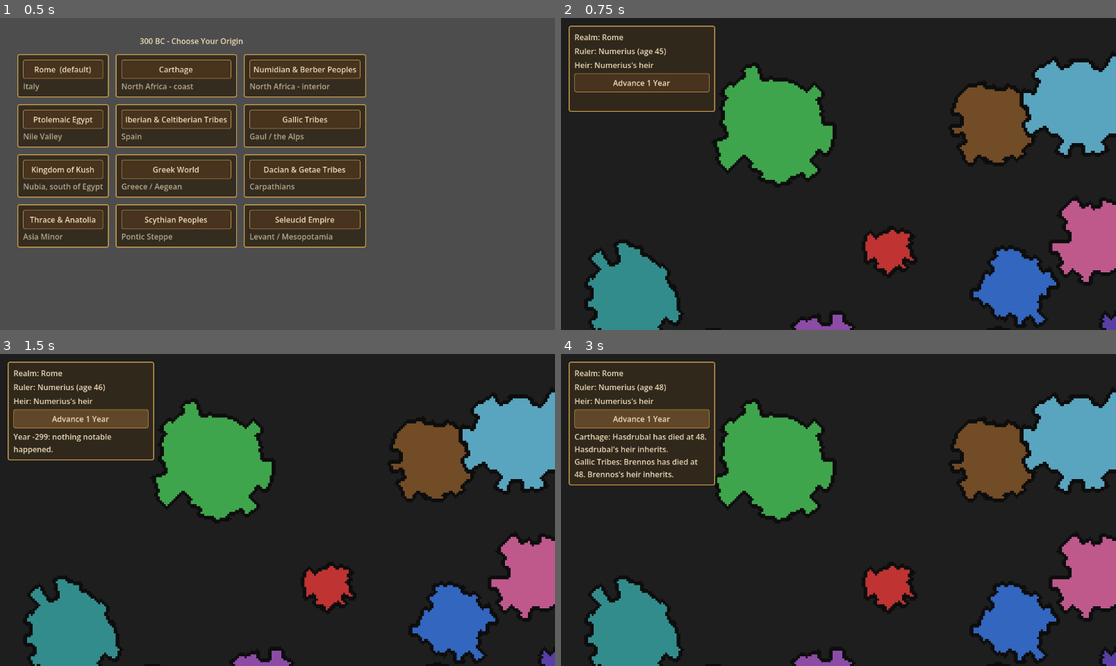
Above: before the commit, frames 1-4 (two rows, left to right).
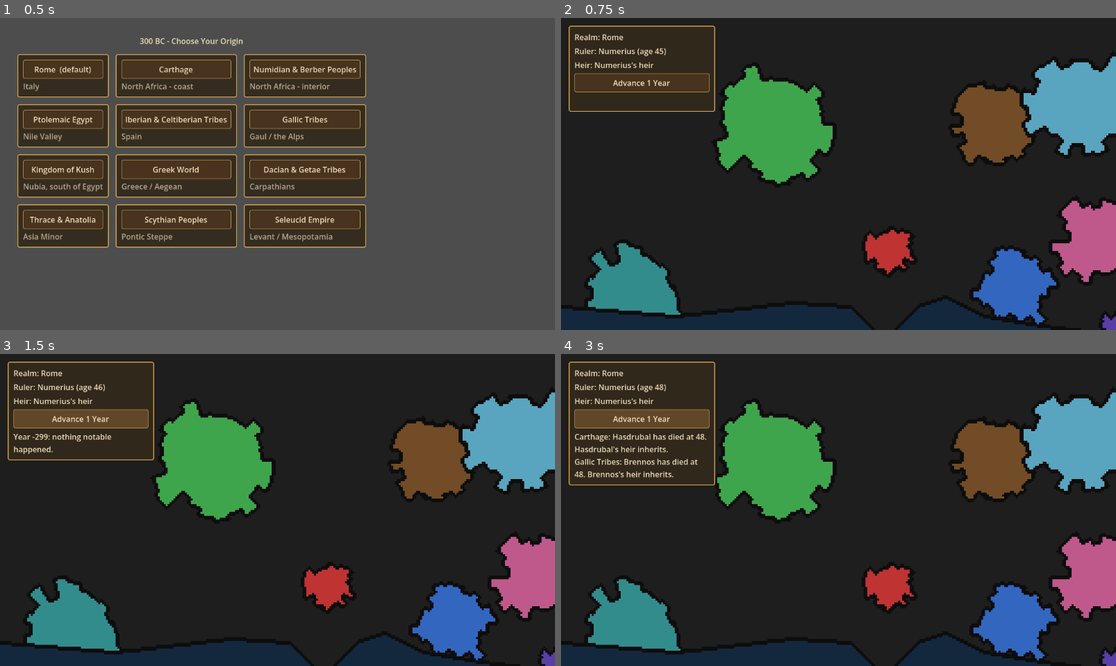
Above: after the commit, the same moments.

Repository: supa-bit/Facsimilia
Game: Godot game, scene res://scenes/Main.tscn
The game is run twice, just before and just after one commit, with the same random seed, the same clock (stepped at 60 frames per second) and the same inputs.
Inputs:
- Up to frame 1 (0.5 s): no input
- Up to frame 2 (0.75 s): click "Rome (default)" at 0.5 s
- Up to frame 3 (1.5 s): click "Advance 1 Year" at 1.25 s
- Up to frame 4 (3 s): click "Advance 1 Year" at 2 s; click "Advance 1 Year" at 2.75 s

Frame 1 is identical in both runs. In frame 2, 4.6% of the frame differs, in the area x 0-89%, y 90-100%; in frame 3, 4.6%; in frame 4, 4.6%.

Commit message:
Add a real coastline: Mediterranean Sea shape with Italy as a peninsula
Territories were previously generic organic blobs with no relation
to actual geography beyond rough relative placement. Adds a hand-
authored sea polygon (Geometry2D.is_point_in_polygon per cell) that
separates the European and African sides of the map and pulls a
notch down for Italy's boot shape. Realm blobs are seeded as before,
then clipped against this coastline so each civ's final shape follows
the water instead of being a perfect circle. Sea cells render as
water, can never be owned, and can't be painted/proposed on.

Headless test_terrain.gd verifies the sea mask actually carves out
real area (16.1% of the grid) and that every one of the 12 civs still
retains substantial land after clipping (smallest is Egypt at 113
cells - Kush's territory legitimately eats into the Nile from the
south).

Co-Authored-By: Claude Sonnet 5 <noreply@anthropic.com>

Diff:
--- /dev/null
+++ b/scripts/tests/test_terrain.gd
@@ -0,0 +1,38 @@
+extends SceneTree
+
+const MapViewScript := preload("res://scripts/world/map_view.gd")
+const OwnershipGrid := preload("res://scripts/world/ownership_grid.gd")
+const CharacterRegistry := preload("res://scripts/dynasty/character_registry.gd")
+
+func _init() -> void:
+	# Drive map_view's setup manually, without add_child/_ready, so this
+	# stays a pure headless data check - no Sprite2D/shader/window needed.
+	var mv = MapViewScript.new()
+	mv.grid = OwnershipGrid.new(MapViewScript.GRID_WIDTH, MapViewScript.GRID_HEIGHT)
+	mv.registry = CharacterRegistry.new()
+	mv._build_sea_mask()
+	mv._seed_ancient_world()
+	mv._clip_to_land()
+
+	var total_sea := 0
+	for v in mv.sea_mask:
+		if v == 1:
+			total_sea += 1
+	var total_cells: int = MapViewScript.GRID_WIDTH * MapViewScript.GRID_HEIGHT
+	print("Sea covers ", total_sea, " of ", total_cells, " cells (",
+		"%.1f" % (100.0 * total_sea / total_cells), "%).")
+	assert(total_sea > 0)
+	assert(total_sea < total_cells)
+
+	for civ_key in mv.civ_realm_ids.keys():
+		var realm_id: int = mv.civ_realm_ids[civ_key]
+		var count := 0
+		for cell_owner in mv.grid.cells:
+			if cell_owner == realm_id:
+				count += 1
+		print(civ_key, ": ", count, " land cells after coastline clipping")
+		assert(count > 30)  # sanity floor - nobody should be clipped to near-nothing
+
+	print("Terrain sanity check passed: sea carved out correctly, every civ still has real territory.")
+	mv.free()
+	quit()
--- a/scripts/world/map_view.gd
+++ b/scripts/world/map_view.gd
@@ -9,12 +9,27 @@
 const CELL_PIXELS := 4  # on-screen scale per grid cell
 const PAINT_RADIUS := 3
 const WILD_COLOR := Color(0.12, 0.12, 0.12, 1.0)  # unclaimed land - not a realm, no owner
+const SEA_COLOR := Color(0.08, 0.16, 0.24, 1.0)  # water - never claimable, never painted
 const START_YEAR := -300  # 300 BC
+
+# A single hand-authored polygon standing in for the Mediterranean Sea,
+# separating "Europe" (north) from "Africa" (south), with a notch pulled
+# down to give Italy a recognizable boot-shaped peninsula. This is a
+# stylized approximation, not traced real coastline data - but it's what
+# actually makes the map read as a map instead of a field of blobs.
+const SEA_POLYGON: PackedVector2Array = [
+	Vector2(0, 150), Vector2(60, 155), Vector2(120, 148), Vector2(150, 150),
+	Vector2(168, 168), Vector2(185, 150), Vector2(200, 145), Vector2(220, 155),
+	Vector2(250, 160), Vector2(290, 165), Vector2(320, 170),
+	Vector2(320, 200), Vector2(280, 195), Vector2(240, 195), Vector2(200, 195),
+	Vector2(160, 190), Vector2(110, 195), Vector2(60, 195), Vector2(0, 190),
+]
 
 var grid: OwnershipGrid
 var registry: CharacterRegistry
 var player_realm_id: int
 var demo_year := START_YEAR
+var sea_mask: PackedByteArray  # 1 = water, 0 = land
 
 # civ_key ("rome", "carthage", ...) -> realm.id, so the civ-select screen
 # can point the player at the right realm without the grid/registry layer
@@ -31,7 +46,9 @@
 func _ready() -> void:
 	grid = OwnershipGrid.new(GRID_WIDTH, GRID_HEIGHT)
 	registry = CharacterRegistry.new()
+	_build_sea_mask()
 	_seed_ancient_world()
+	_clip_to_land()
 
 	proposal = PackedInt32Array()
 	proposal.resize(GRID_WIDTH * GRID_HEIGHT)
@@ -51,6 +68,28 @@
 
 	print("Facsimilia map view ready: ", GRID_WIDTH, "x", GRID_HEIGHT, " cells, year ", demo_year, ". ",
 		"Left-drag to propose annexing/settling land, right-click to clear the proposal.")
+
+func _build_sea_mask() -> void:
+	sea_mask = PackedByteArray()
+	sea_mask.resize(GRID_WIDTH * GRID_HEIGHT)
+	for y in GRID_HEIGHT:
+		for x in GRID_WIDTH:
+			var point := Vector2(x + 0.5, y + 0.5)
+			if Geometry2D.is_point_in_polygon(point, SEA_POLYGON):
+				sea_mask[y * GRID_WIDTH + x] = 1
+
+func is_sea(x: int, y: int) -> bool:
+	return sea_mask[y * GRID_WIDTH + x] == 1
+
+# Blobs are seeded ignoring terrain (organic circular jitter, same as
+# before), then this pass erases ownership anywhere that landed in the
+# sea - so each realm's final shape is its blob clipped to the coastline,
+# not a perfect circle.
+func _clip_to_land() -> void:
+	for y in GRID_HEIGHT:
+		for x in GRID_WIDTH:
+			if is_sea(x, y) and grid.get_owner(x, y) != 0:
+				grid.set_owner(x, y, 0)
 
 func _realm(realm_id: int) -> Realm:
 	return registry.realms[realm_id]
@@ -127,6 +166,8 @@
 # generic highlight. Unclaimed land has nothing to blend with, so a
 # proposal there just paints it solid - that's settlement, not negotiation.
 func _display_color(x: int, y: int) -> Color:
+	if is_sea(x, y):
+		return SEA_COLOR
 	var proposer := proposal[y * GRID_WIDTH + x]
 	var current_owner := grid.get_owner(x, y)
 	if proposer == 0:
@@ -163,7 +204,7 @@
 		for dx in range(-PAINT_RADIUS, PAINT_RADIUS + 1):
 			var x := cell.x + dx
 			var y := cell.y + dy
-			if not grid.in_bounds(x, y):
+			if not grid.in_bounds(x, y) or is_sea(x, y):
 				continue
 			if Vector2(dx, dy).length() <= PAINT_RADIUS:
 				proposal[y * GRID_WIDTH + x] = player_realm_id
